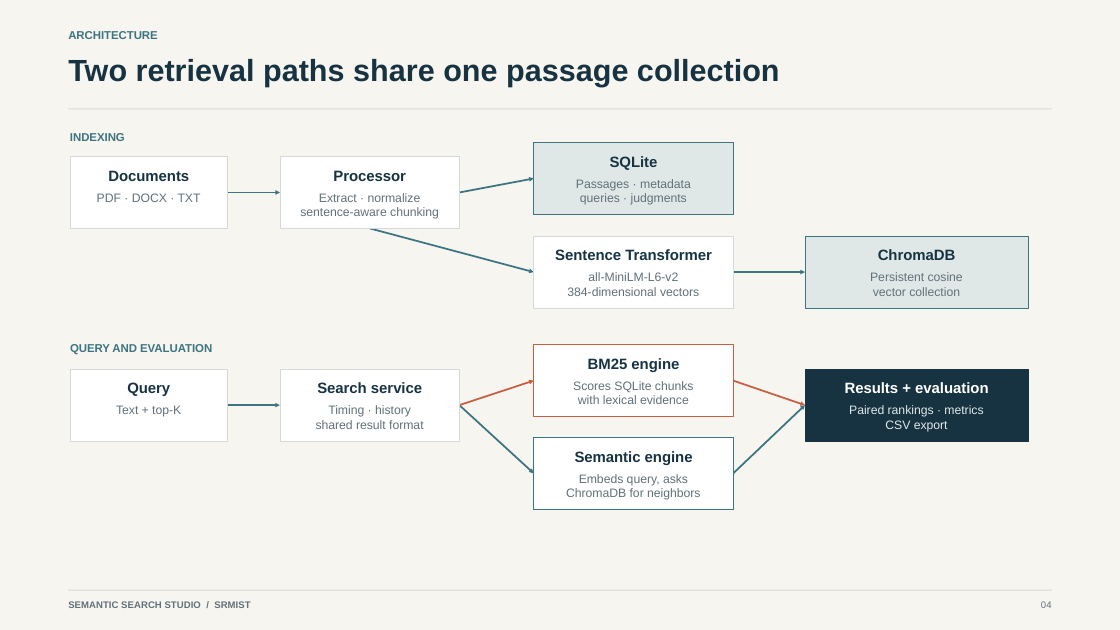
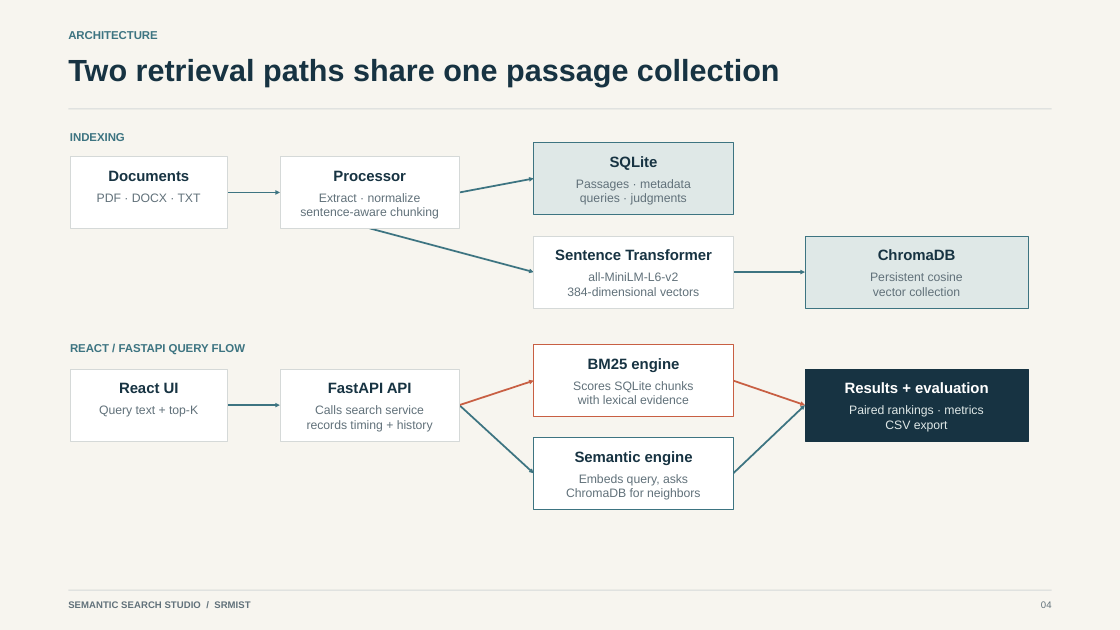
Before and after one commit to CzPhantom10/semantic-search-case-study, a slide deck: slide 4 of report/Semantic_Search_Studio_Technical_Presentation.pptx. Drawn at 1120x630 pixels with LibreOffice and Linux fonts; fonts in the diff are those of the drawing. Boxes give left, top, right and bottom in pixels: in the first picture for what was removed or moved away, otherwise in the second. Text is boxed around its words. In the diff, an @@ line names an element or a change of style, - is before the commit and + after.

```diff
--- a/report/Semantic_Search_Studio_Technical_Presentation.pptx
+++ b/report/Semantic_Search_Studio_Technical_Presentation.pptx
@@ text at <box>70,344,245,355</box>: text changed @@
-QUERY AND EVALUATION
+REACT / FASTAPI QUERY FLOW
@@ text at <box>119,382,179,393</box>: text changed @@
-Query
+React UI
@@ text at <box>328,382,412,393</box>: text changed @@
-Search service
+FastAPI API
@@ text at <box>99,405,198,417</box>: text changed @@
-Text + top-K
+Query text + top-K
@@ text at <box>307,405,433,432</box>: text changed @@
-Timing · history
-shared result format
+Calls search service
+records timing + history
```
Also in this commit, not shown: 3 other slides changed.
